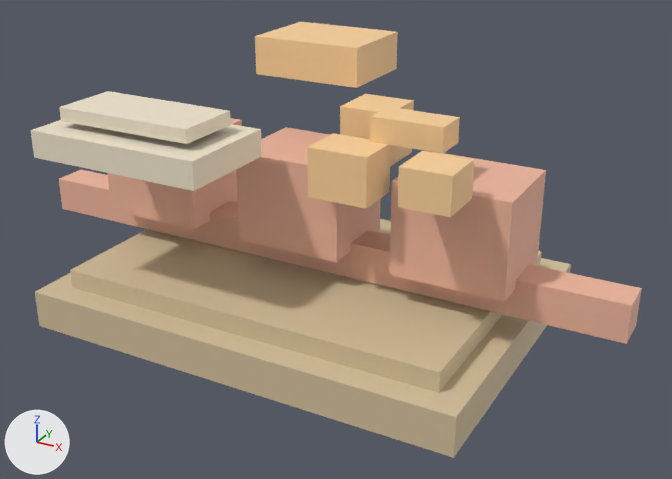
What one commit did to the glTF model shared/assets/models/product_glaze_skewer.glb.
Both versions are drawn from a 50 mm camera at (0.164, -0.278, 0.132) aimed at (0.012, -0.003, -0.006). Lighting does not change. The marker at lower left points along +X, +Y and +Z. The first picture is the older version. Where no turn or scale is listed for an object, it has been applied to the vertices.

The first picture shows 'ProductArt_accent', 'ProductArt_body', 'ProductArt_garnish', 'ProductArt_label', 'ProductArt_platter'.
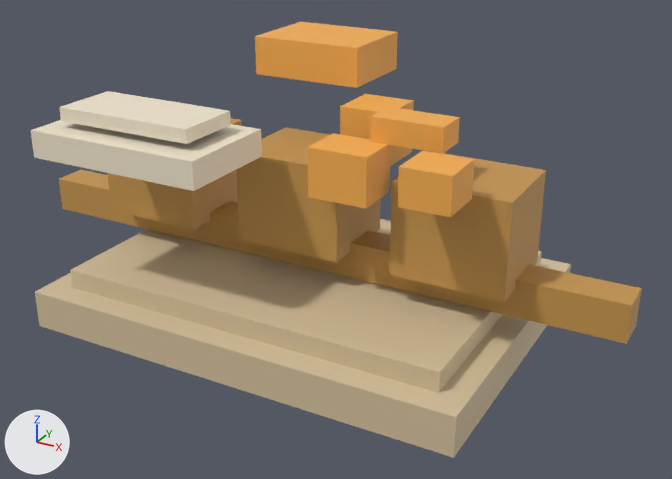
Edits to the scene script, one JSON object a line:
```json
{"op": "set", "path": "mat_productart_body.base_color", "old": "(0.888, 0.485, 0.352)", "new": "(0.578, 0.314, 0.0802)", "note": "beige #f2b9a0 -> orange #c89850"}
{"op": "set", "path": "mat_productart_garnish.base_color", "old": "(1.0, 0.665, 0.337)", "new": "(0.947, 0.44, 0.0823)", "note": "beige #ffd59d -> orange #f9b151"}
{"op": "set", "path": "mat_productart_accent.base_color", "old": "(1.0, 0.665, 0.337)", "new": "(0.947, 0.44, 0.0823)", "note": "beige #ffd59d -> orange #f9b151"}
```

Pixel boxes [x1, y1, x2, y2] of what changed, in the pictures (672 x 479 px):
```json
{"object": "ProductArt_body", "change": "recoloured", "before": [59, 118, 642, 344], "after": [59, 118, 642, 344], "on screen": "beige to orange"}
{"object": "ProductArt_garnish", "change": "recoloured", "before": [307, 107, 474, 217], "after": [307, 107, 474, 217], "on screen": "beige to orange"}
{"object": "ProductArt_accent", "change": "recoloured", "before": [255, 22, 414, 166], "after": [255, 22, 414, 166], "on screen": "beige to orange"}
```
